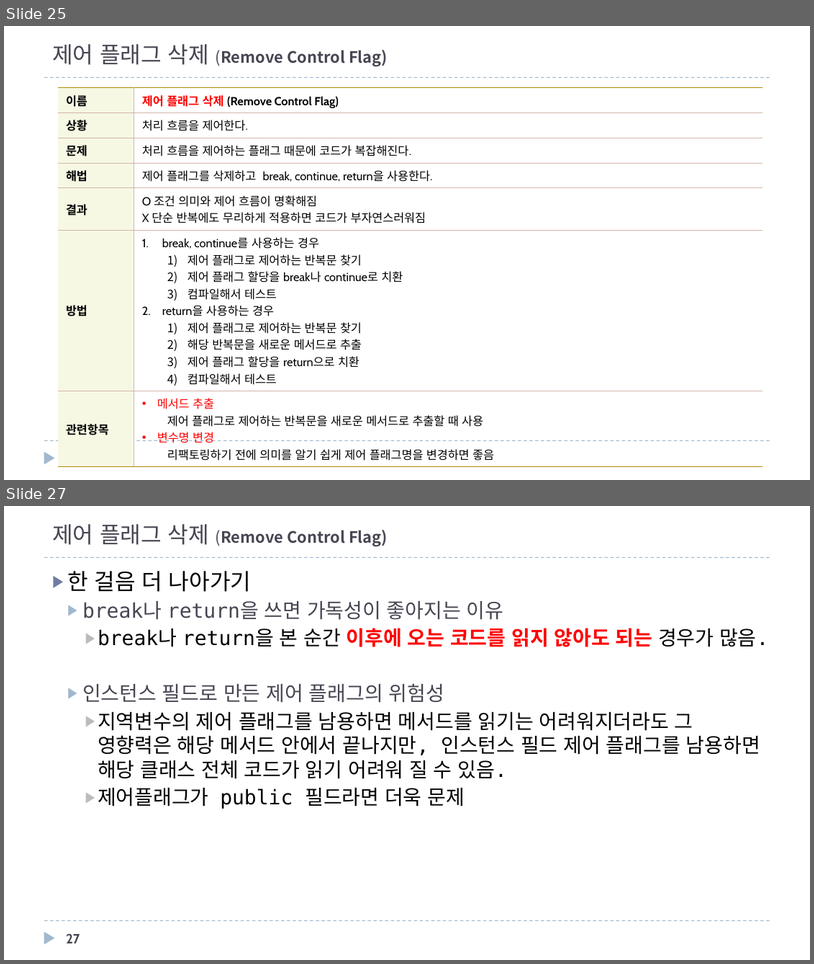
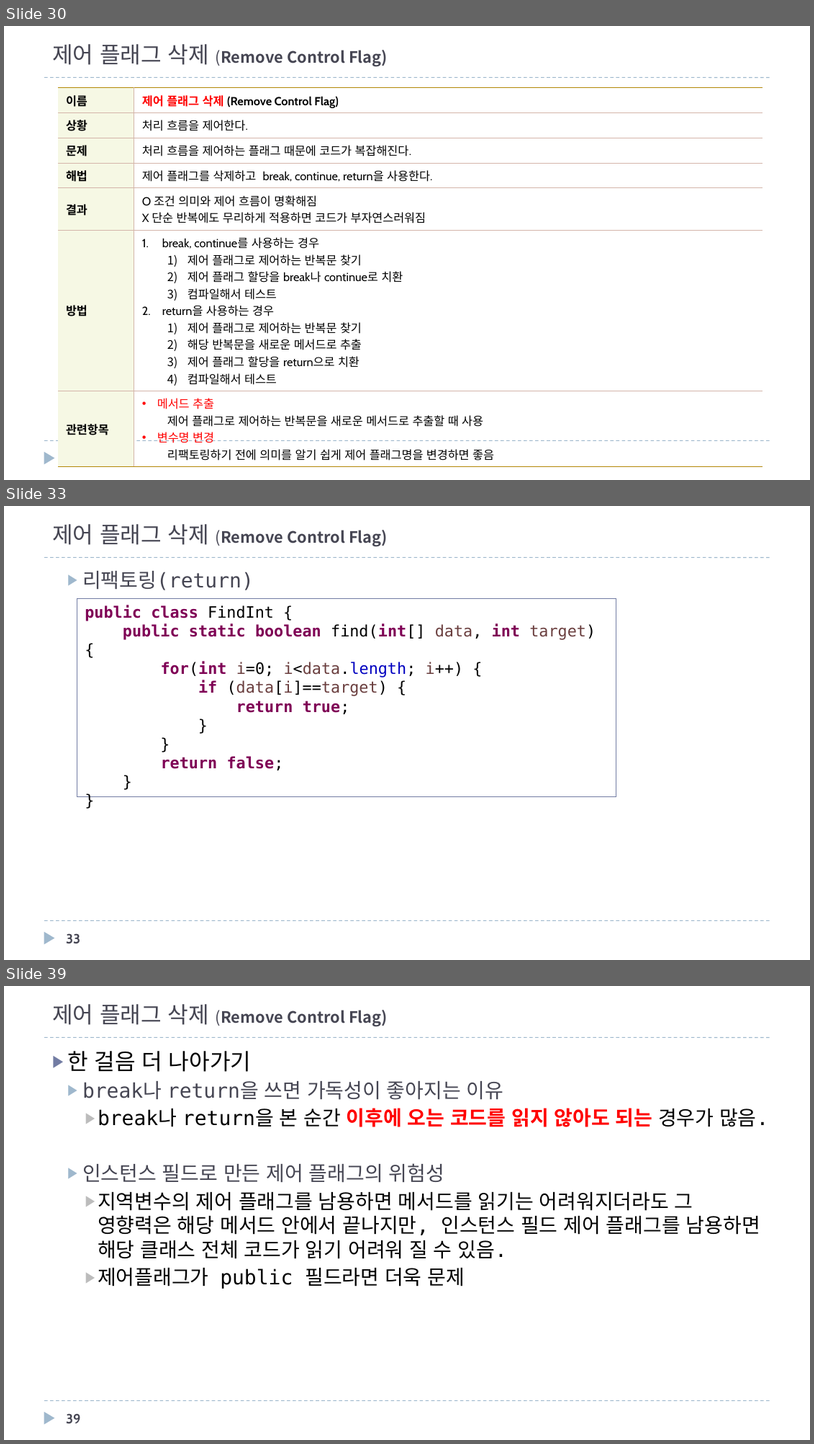
Before and after one commit to mkgungor/refactoring_java, a slide deck: ppt/자바로 배우는 리팩토링 입문.pptx. Shown one above the other, each under a label of ours: slides 25 and 27 before the commit, slides 30, 33 and 39 after it; the slides between them are not shown. The pictures are 814x964 and 814x1444 pixels, drawn with LibreOffice and Linux fonts; fonts in the diff are those of the drawing. Boxes give left, top, right and bottom in pixels: in the first picture for what was removed or moved away, otherwise in the second. Text is boxed around its words. In the diff, an @@ line names an element or a change of style, - is before the commit and + after.

```diff
--- a/ppt/자바로 배우는 리팩토링 입문.pptx
+++ b/ppt/자바로 배우는 리팩토링 입문.pptx
@@ slide 33 added at (4, 506, 810, 960), background #FFFFFF; not listed: 3 template elements that a slide beside it also shows @@
@@ title added at (52, 524, 388, 547), 14 pt, text #464653, bold @@
+제어 플래그 삭제 (Remove Control Flag)
@@ text added at (82, 571, 254, 590), 18 pt, text #464653 @@
+  ▶ 리팩토링(return)
@@ rectangle added at (77, 598, 617, 796), outline #727CA3 0.75 pt, 14 pt, text #7F0055 @@
+public class FindInt {
+public static boolean find(int[] data, int target) {
+for(int i=0; i<data.length; i++) {
+if (data[i]==target) {
+return true;
+}
+}
+return false;
+}
+}
@@ page number added at (66, 933, 80, 943), 12 pt, text #464653, bold @@
+33
@@ what was slide 25 is now slide 30 @@
@@ what was slide 27 is now slide 39 @@
@@ page number at (66, 1413, 81, 1423): text changed @@
-27
+39
```
Also in this commit, not shown: 7 slides changed, 11 other slides added, 5 other files.
